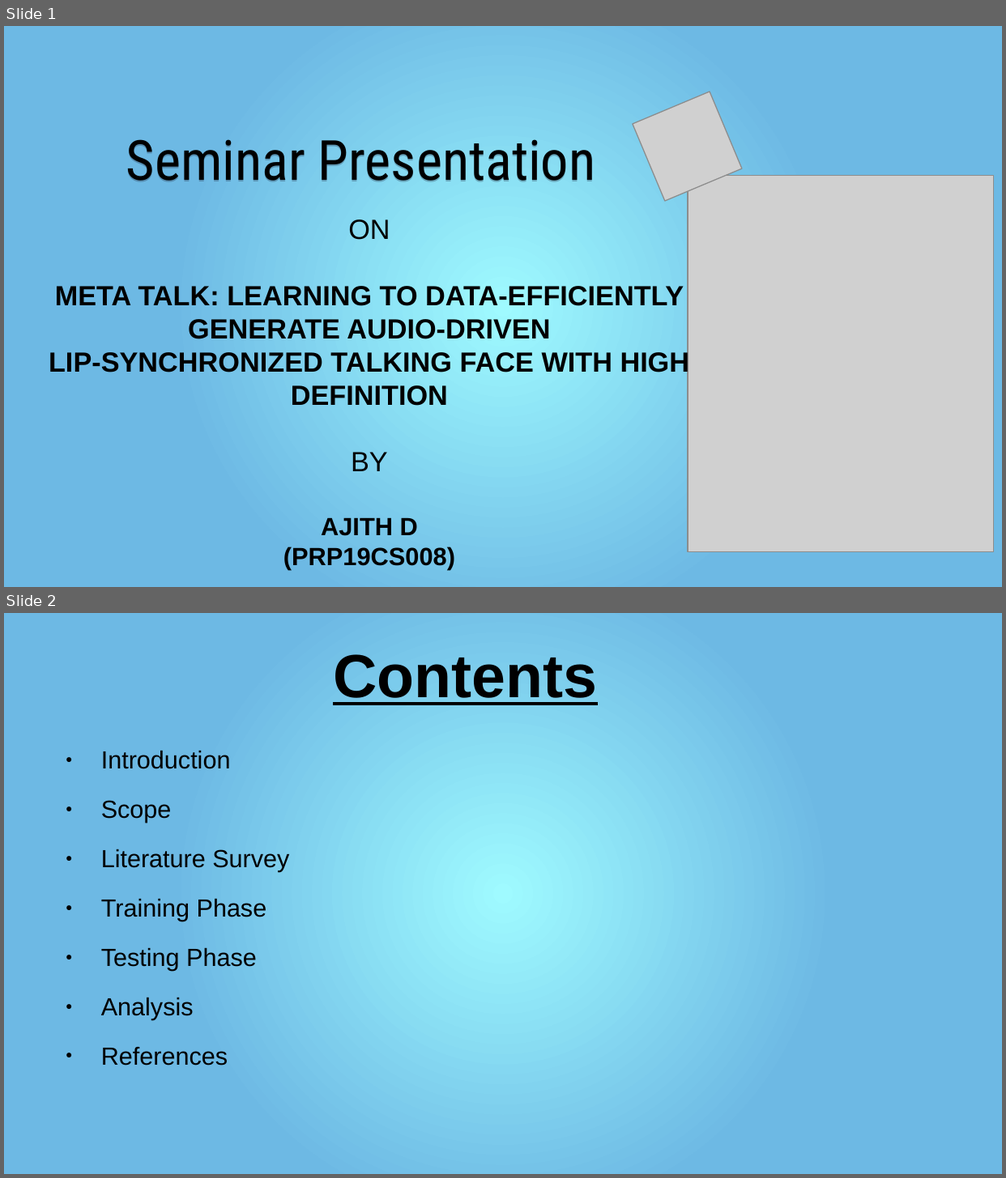
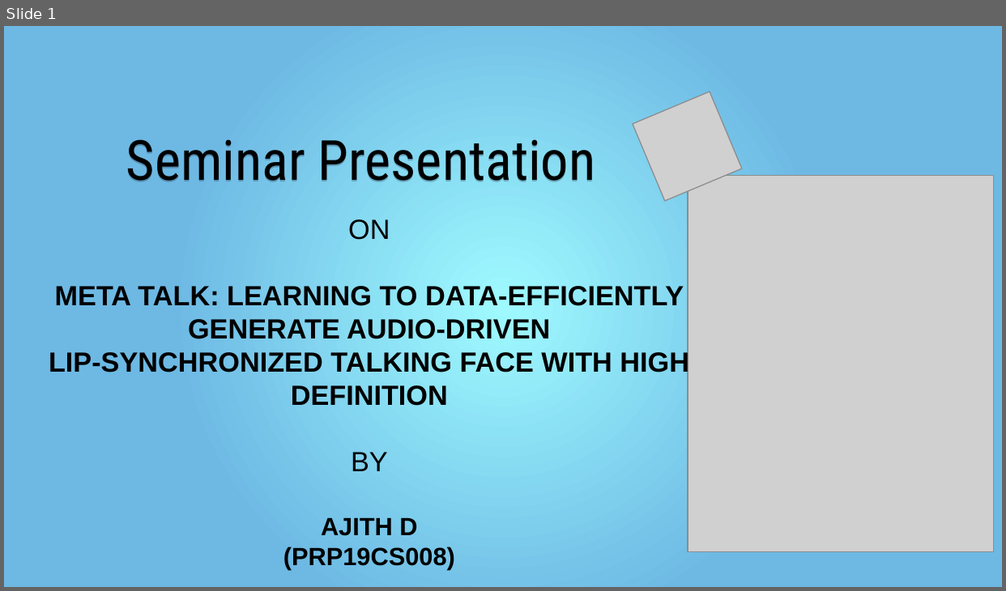
Before and after one commit to mr-speedster/seminar-presentation, a slide deck: Presentation.pptx. Shown one above the other, each under a label of ours: slides 1 and 2 before the commit, slide 1 after it. The pictures are 1006x1178 and 1006x591 pixels, drawn with LibreOffice and Linux fonts; fonts in the diff are those of the drawing; grey boxes stand for pictures. Boxes give left, top, right and bottom in pixels: in the first picture for what was removed or moved away, otherwise in the second. Text is boxed around its words. In the diff, an @@ line names an element or a change of style, - is before the commit and + after.

```diff
--- a/Presentation.pptx
+++ b/Presentation.pptx
@@ slide 2 removed at [4,613,1002,1174], background gradient #9FFAFF to #6DB9E4 @@
@@ text removed at [333,654,597,705] @@
-Contents
@@ text removed at [101,750,289,1066] @@
-● Introduction
-● Scope
-● Literature Survey
-● Training Phase
-● Testing Phase
-● Analysis
-● References
```
Also in this commit, not shown: 8 slides changed, 9 slides added, 3 other slides removed, 4 other files.
